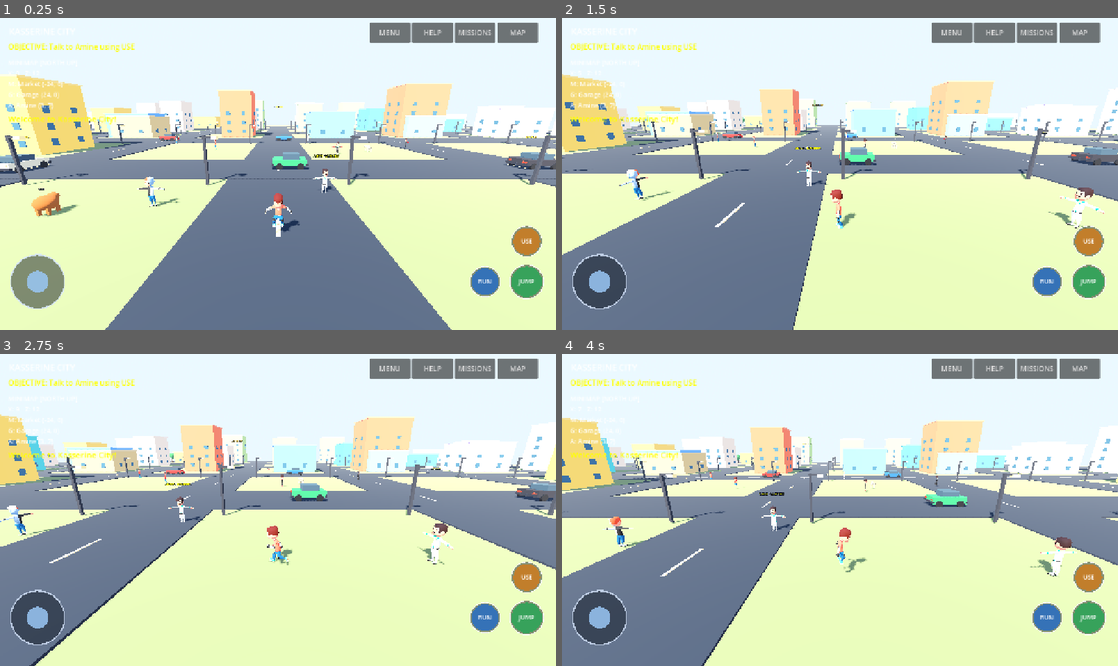
Above: before the commit, frames 1-4 (two rows, left to right).
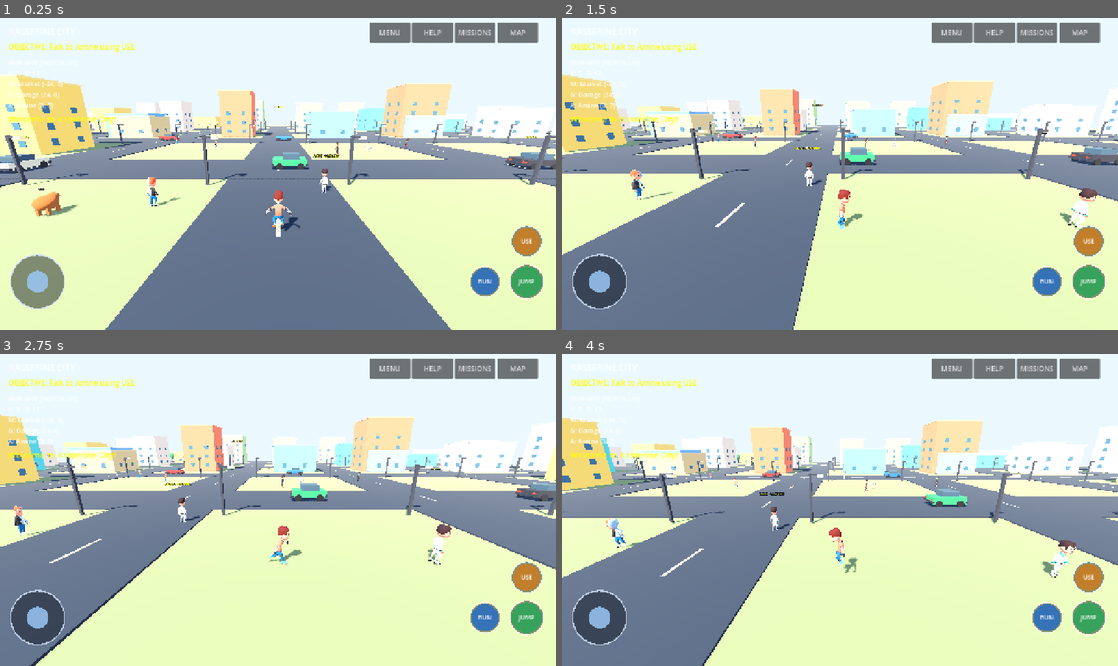
Above: after the commit, the same moments.

Repository: Gass-OS/Kasserine-City
Game: Godot game, scene res://main.tscn
Two runs of this game, one before a commit and one after it. Both use one fixed random seed, a clock stepped at 60 frames per second and the inputs below.
Inputs (mouse positions are in pixels of both pictures, inside the frame that each line leads up to):
- Up to frame 1 (0.25 s): no input
- Up to frame 2 (1.5 s): move the mouse to (962, 158) at 0.52 s; hold D 0.53-1.25 s; click (962, 158) at 0.67 s; tap Space at 0.77 s; drag from (728, 189) to (812, 236) at 1.27 s
- Up to frame 3 (2.75 s): move the mouse to (333, 441) at 2.02 s; hold D from 2.03 s (still down)
- Up to frame 4 (4 s): release D at 2.75 s; drag from (812, 572) to (673, 463) at 2.77 s; move the mouse to (1006, 556) at 3.52 s; hold A from 3.53 s (still down); tap Space at 3.77 s

The runs differ from the first frame. In frame 1, 0.5% of the frame differs, in the area x 24-74%, y 37-69%; in frame 2, 0.9%; in frame 3, 0.9%, in the area x 0-82%, y 36-68%; in frame 4, 0.9%.

Commit message:
Enable skeleton animations for all citizens and correct character facing

Diff:
--- a/scripts/character_model.gd
+++ b/scripts/character_model.gd
@@ -25,6 +25,10 @@
 
     model.name = "KenneyCharacter"
     model.scale = Vector3.ONE * 0.45
+
+    # Correct the FBX forward direction for player and citizens.
+    model.rotation.y = PI
+
     return model
 
 static func _apply_skin(node: Node, texture: Texture2D) -> void:
--- a/scripts/world.gd
+++ b/scripts/world.gd
@@ -202,7 +202,11 @@
     var model = CharacterModel.build(index)
     if model != null:
         root.add_child(model)
+
+        # Give every citizen the same real skeleton animations as the player.
+        CharacterModel.setup_animations(model)
         return
+
     _human_fallback(root, index)
 
 
